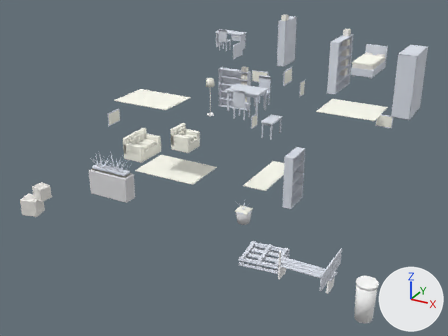
What one commit did to the glTF model assets/models/props.glb.
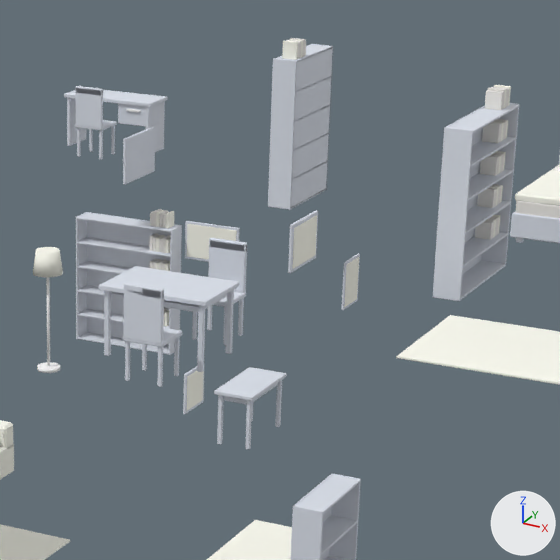
Each version is shown whole from a 50 mm lens placed at (9.28, -20.92, 9.66), pointed at (-0.72, -2.73, 0.56), then close up on the part from 44% to 82% of the width and 1% to 52% of the height. Arrows for +X, +Y and +Z are at lower right; the lights stay in place. The first two pictures are the older version. Where no turn or scale is listed for an object, it has been applied to the vertices. Vertices at exactly the same position are counted once.

The older version as bpy lines, for what is in view:
```python
me_decor_nocol = bpy.data.meshes.new('Decor_NoCol')
me_decor_nocol.from_pydata(...)  # 632 vertices, 1164 faces; spans x -5.36..4.4, y -4.3..5.36, z 0.0..4.8
# faces by material slot: [736, 120, 308]
me_decor_nocol.materials.append(mat_house_fabric)  # white #fffff3
me_decor_nocol.materials.append(mat_house_metal)  # white #ffffff
me_decor_nocol.materials.append(mat_house_wood)  # white #dde2ec
me_estante_estudio = bpy.data.meshes.new('Estante_Estudio')
me_estante_estudio.from_pydata(...)  # 936 vertices, 1716 faces; spans x -0.16..0.16, y -0.8..0.8, z 0.0..2.11
# faces by material slot: [396, 440, 880]
me_estante_estudio.materials.append(mat_house_wood)  # white #dde2ec
me_estante_estudio.materials.append(mat_house_fabric)  # white #fffff3
me_estante_estudio.materials.append(mat_house_gypsum)  # white #f1efea
me_estante_salon = bpy.data.meshes.new('Estante_Salon')
me_estante_salon.from_pydata(...)  # 936 vertices, 1716 faces; spans x -0.8..0.8, y -0.16..0.16, z 0.0..2.11
# faces by material slot: [396, 440, 880]
me_estante_salon.materials.append(mat_house_wood)  # white #dde2ec
me_estante_salon.materials.append(mat_house_fabric)  # white #fffff3
me_estante_salon.materials.append(mat_house_gypsum)  # white #f1efea
ob_decor_nocol = bpy.data.objects.new('Decor_NoCol', me_decor_nocol)
ob_decor_nocol.location = (0.0, 0.0, 0.0)
ob_estante_estudio = bpy.data.objects.new('Estante_Estudio', me_estante_estudio)
ob_estante_estudio.location = (2.14, 1.0, 3.0)
ob_estante_salon = bpy.data.objects.new('Estante_Salon', me_estante_salon)
ob_estante_salon.location = (-4.5, 5.2, 0.0)
# also in view: 'Escritorio_Dorm' at (-4.66, 5.09, 3.38); 'Mesa_Galeria' at (0.3, -3.0, 3.38); 'Estante_Dorm' at (-1.14, 3.6, 4.06); 'Silla_Galeria_2' at (0.5, -3.75, 3.5); 'Cama_Estudio' at (2.45, 3.78, 3.47)
```
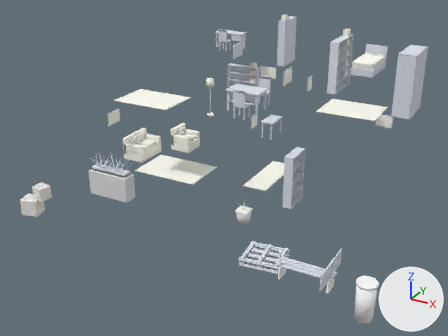
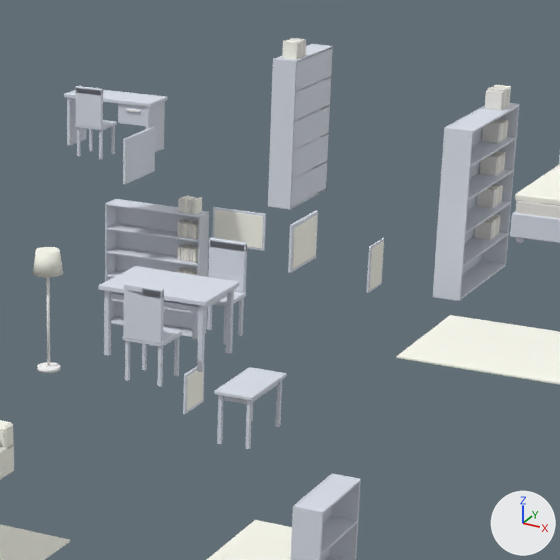
What changed in the scene script:
```text
Change me_decor_nocol:
    used by ob_decor_nocol; location = (0.0, 0.0, 0.0)
    remove me_decor_nocol.from_pydata(...)  # 632 vertices, 1164 faces; spans x -5.36..4.4, y -4.3..5.36, z 0.0..4.8
    add me_decor_nocol.from_pydata(...)  # 632 vertices, 1164 faces; spans x -5.36..4.4, y -4.3..6.28, z 0.0..4.8
    me_decor_nocol part 1: the loose piece of 24 vertices spanning x -3.6..-2.81, y 5.32..5.34, z 1.46..1.95 is moved by (0.0, 0.92, 0.0)
    me_decor_nocol part 2: the loose piece of 24 vertices spanning x -0.8..-0.78, y 4.58..5.03, z 1.3..1.9 is moved by (0.0, 0.92, 0.0)
    me_decor_nocol part 3: the loose piece of 24 vertices spanning x -3.63..-2.77, y 5.33..5.36, z 1.42..1.98 is moved by (0.0, 0.92, 0.0)
    me_decor_nocol part 4: the loose piece of 24 vertices spanning x -0.82..-0.79, y 4.54..5.06, z 1.26..1.94 is moved by (0.0, 0.92, 0.0)
Change ob_estante_salon:
    ob_estante_salon.location: (-4.5, 5.2, 0.0) -> (-4.5, 6.12, 0.0)
```

Boxes [x1, y1, x2, y2] around the edits, measured in the close-ups (560 x 560 px; the box of a moved part takes in the faces that stretch with it):
'Estante_Salon', moved
    before: [76, 209, 182, 355]
    after: [105, 195, 209, 338]
part 1 of me_decor_nocol, moved or reshaped
    before: [187, 224, 237, 260]
    after: [214, 210, 263, 249]
part 2 of me_decor_nocol, moved or reshaped
    before: [344, 257, 359, 307]
    after: [369, 241, 384, 291]
part 3 of me_decor_nocol, moved or reshaped
    before: [185, 221, 240, 262]
    after: [212, 207, 266, 251]
part 4 of me_decor_nocol, moved or reshaped
    before: [341, 253, 360, 310]
    after: [366, 238, 384, 293]
